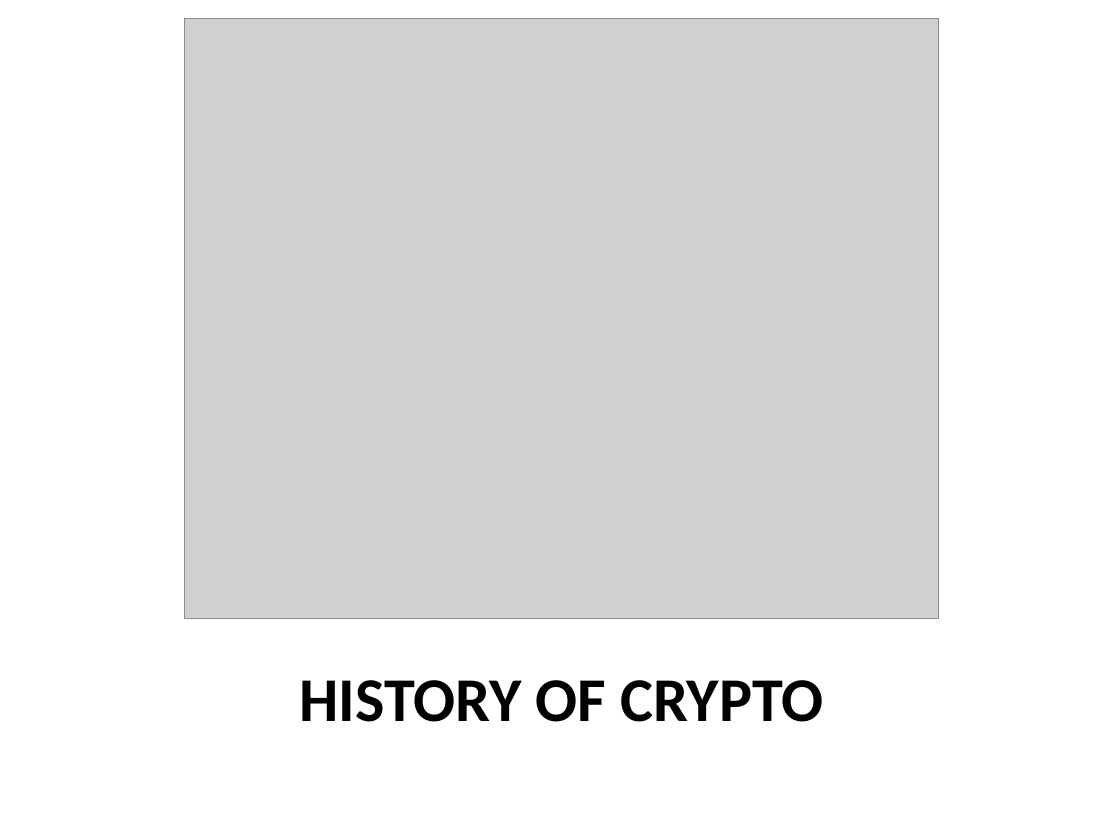
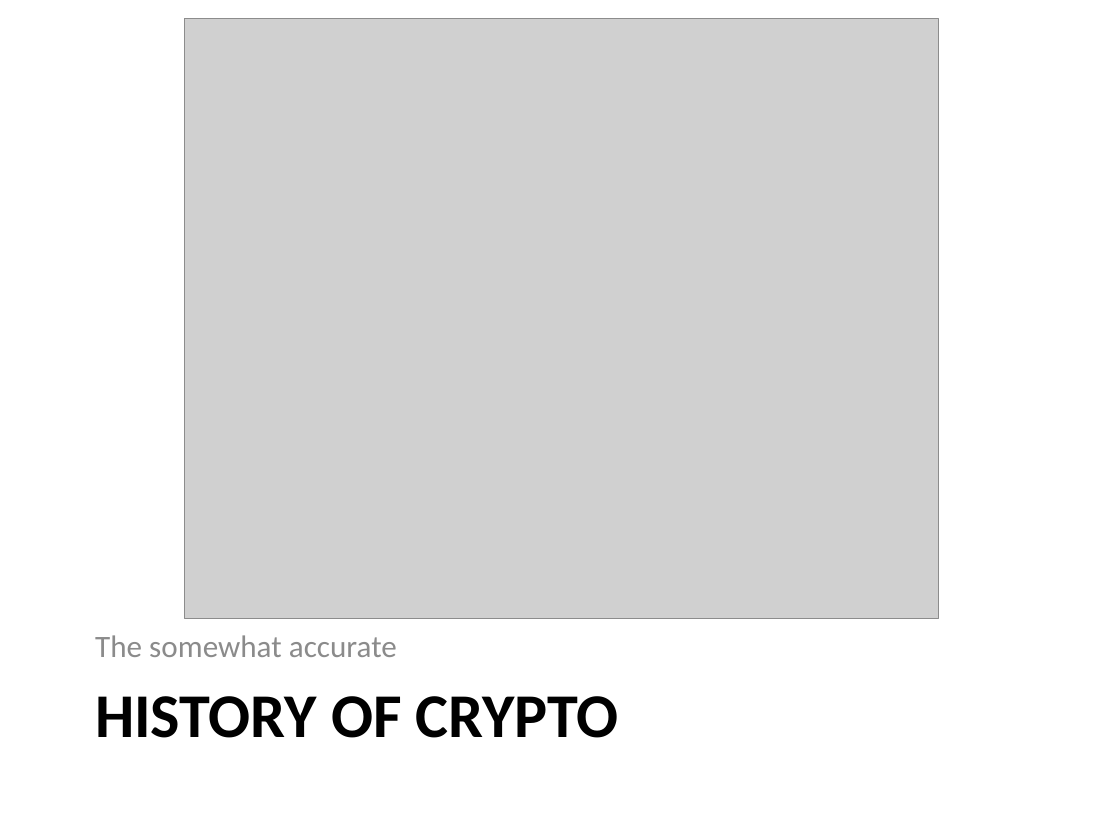
Before and after one commit to iagox86/2013-02-Shmoocon-talk, a slide deck: slide 7 of Shmoocon.pptx (slide 6 before the commit). Drawn at 1120x840 pixels with LibreOffice and Linux fonts; fonts in the diff are those of the drawing; grey boxes stand for pictures. Boxes give left, top, right and bottom in pixels: in the first picture for what was removed or moved away, otherwise in the second. Text is boxed around its words. In the diff, an @@ line names an element or a change of style, - is before the commit and + after.

```diff
--- a/Shmoocon.pptx
+++ b/Shmoocon.pptx
@@ text added at (95, 635, 397, 657), 20 pt, text #8C8C8C @@
+The somewhat accurate
@@ title "HISTORY OF CRYPTO": place and size @@
-title "HISTORY OF CRYPTO" at (300, 680, 823, 722)
+title "HISTORY OF CRYPTO" at (95, 696, 619, 738)
@@ title "HISTORY OF CRYPTO" at (95, 696, 619, 738): alignment centre to left @@
```
Also in this commit, not shown: 8 other slides changed, 34 slides added, 5 slides removed, 8 other files.
